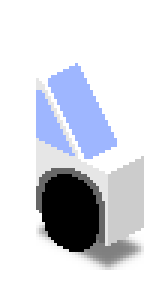
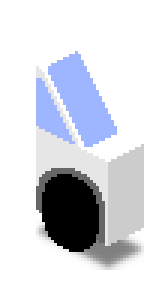
Layers edited between the first and the second 144px x 288px image:
painted on "Beam dark" over [36, 66, 78, 156]
painted on "Beam" over [42, 66, 87, 162]
painted on "Cover" over [87, 132, 141, 174]
painted on "Glass" over [36, 51, 117, 162]
painted on "Roof" over [39, 54, 75, 81]
painted on "Side" over [36, 126, 108, 174]
painted on "Front" over [108, 144, 144, 174]
